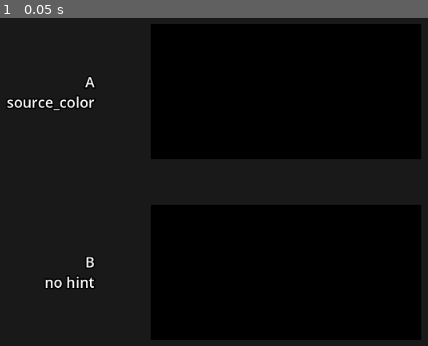
Above: before the commit, frame 1.
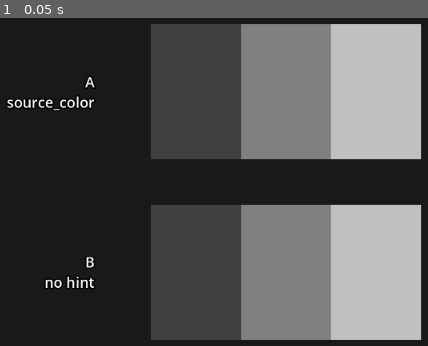
Above: after the commit, the same moment.

Repository: Zhaohui-Li111/walker-dusk-duel-zhaohui-li
Game: Godot game, scene res://hint_experiment/hint_experiment.tscn
Same seed, same stepped clock (60 frames per second), same inputs: the game is played once before the commit and once after it. This scene is started directly instead of the project's main scene.
Inputs:
- Up to frame 1 (0.05 s): no input

The runs differ from the first frame. In frame 1, 52% of the frame differs, in the area x 35-99%, y 1-99%.

Commit message:
Hint experiment materials on quads A and B from Zhaohui's shader (agent)
make_hint_materials.gd saves hint_as_color.tres (read_as_color true) and hint_as_data.tres (false), both binding hint_grey_3x1.png to both samplers; read_as_color written explicitly to avoid a headless null. Quads get them via material_override. Probe: different materials, one shader; Linear tonemap, exposure 1.0, glow/fog/adjustments off; imported texture 3x1 RGB8, no mipmaps, texels [64, 128, 192]. No .gdshader touched.

Co-Authored-By: Claude Opus 5.5 <noreply@anthropic.com>

Diff:
--- /dev/null
+++ b/godot/hint_experiment/hint_as_color.tres
@@ -0,0 +1,11 @@
+[gd_resource type="ShaderMaterial" format=3]
+
+[ext_resource type="Shader" path="res://shaders/hint_experiment.gdshader" id="1_26wyr"]
+[ext_resource type="Texture2D" path="res://hint_experiment/hint_grey_3x1.png" id="2_nrui5"]
+
+[resource]
+render_priority = 0
+shader = ExtResource("1_26wyr")
+shader_parameter/grey_as_color = ExtResource("2_nrui5")
+shader_parameter/grey_as_data = ExtResource("2_nrui5")
+shader_parameter/read_as_color = true
--- /dev/null
+++ b/godot/hint_experiment/hint_as_data.tres
@@ -0,0 +1,11 @@
+[gd_resource type="ShaderMaterial" format=3]
+
+[ext_resource type="Shader" path="res://shaders/hint_experiment.gdshader" id="1_e2tfs"]
+[ext_resource type="Texture2D" path="res://hint_experiment/hint_grey_3x1.png" id="2_4nlvp"]
+
+[resource]
+render_priority = 0
+shader = ExtResource("1_e2tfs")
+shader_parameter/grey_as_color = ExtResource("2_4nlvp")
+shader_parameter/grey_as_data = ExtResource("2_4nlvp")
+shader_parameter/read_as_color = false
--- a/godot/hint_experiment/hint_experiment.tscn
+++ b/godot/hint_experiment/hint_experiment.tscn
@@ -1,4 +1,7 @@
-[gd_scene load_steps=3 format=3]
+[gd_scene load_steps=5 format=3]
+
+[ext_resource type="Material" path="res://hint_experiment/hint_as_color.tres" id="1_as_color"]
+[ext_resource type="Material" path="res://hint_experiment/hint_as_data.tres" id="2_as_data"]
 
 [sub_resource type="Environment" id="Env_linear"]
 background_mode = 1
@@ -29,10 +32,12 @@
 [node name="QuadA_source_color" type="MeshInstance3D" parent="."]
 transform = Transform3D(1, 0, 0, 0, 1, 0, 0, 0, 1, 0, 0.4, 0)
 mesh = SubResource("Quad")
+material_override = ExtResource("1_as_color")
 
 [node name="QuadB_no_hint" type="MeshInstance3D" parent="."]
 transform = Transform3D(1, 0, 0, 0, 1, 0, 0, 0, 1, 0, -0.4, 0)
 mesh = SubResource("Quad")
+material_override = ExtResource("2_as_data")
 
 [node name="LabelA" type="Label3D" parent="."]
 transform = Transform3D(1, 0, 0, 0, 1, 0, 0, 0, 1, -0.85, 0.4, 0)
--- /dev/null
+++ b/godot/hint_experiment/make_hint_materials.gd
@@ -0,0 +1,33 @@
+extends SceneTree
+## Writes the hint experiment's two ShaderMaterials with ResourceSaver, so Godot assigns their ids.
+## Both use Zhaohui's hand-written res://shaders/hint_experiment.gdshader and bind the same
+## hint_grey_3x1.png to both samplers; they differ only in read_as_color. Run from the repo root:
+##   "$GODOT" --headless --path godot --script res://hint_experiment/make_hint_materials.gd
+
+const SHADER := "res://shaders/hint_experiment.gdshader"
+const PNG := "res://hint_experiment/hint_grey_3x1.png"
+const OUT := "res://hint_experiment/"
+
+## Quad A reads the texture as colour (source_color sampler), quad B as data (no hint).
+## read_as_color is written for both, not left to the shader default: a headless save writes null
+## for parameters it was not given.
+const MATERIALS := {
+	"hint_as_color.tres": true,
+	"hint_as_data.tres": false,
+}
+
+
+func _initialize() -> void:
+	var shader := load(SHADER) as Shader
+	var png := load(PNG) as Texture2D
+	var ok := shader != null and png != null
+	for file in MATERIALS:
+		var mat := ShaderMaterial.new()
+		mat.shader = shader
+		mat.set_shader_parameter("grey_as_color", png)
+		mat.set_shader_parameter("grey_as_data", png)
+		mat.set_shader_parameter("read_as_color", MATERIALS[file])
+		var err := ResourceSaver.save(mat, OUT + file)
+		print("%s err=%d read_as_color=%s" % [OUT + file, err, mat.get_shader_parameter("read_as_color")])
+		ok = ok and err == OK
+	quit(0 if ok else 1)
Not shown, added: godot/hint_experiment/make_hint_materials.gd.uid
Not shown, added: logs/make_hint_materials.log
